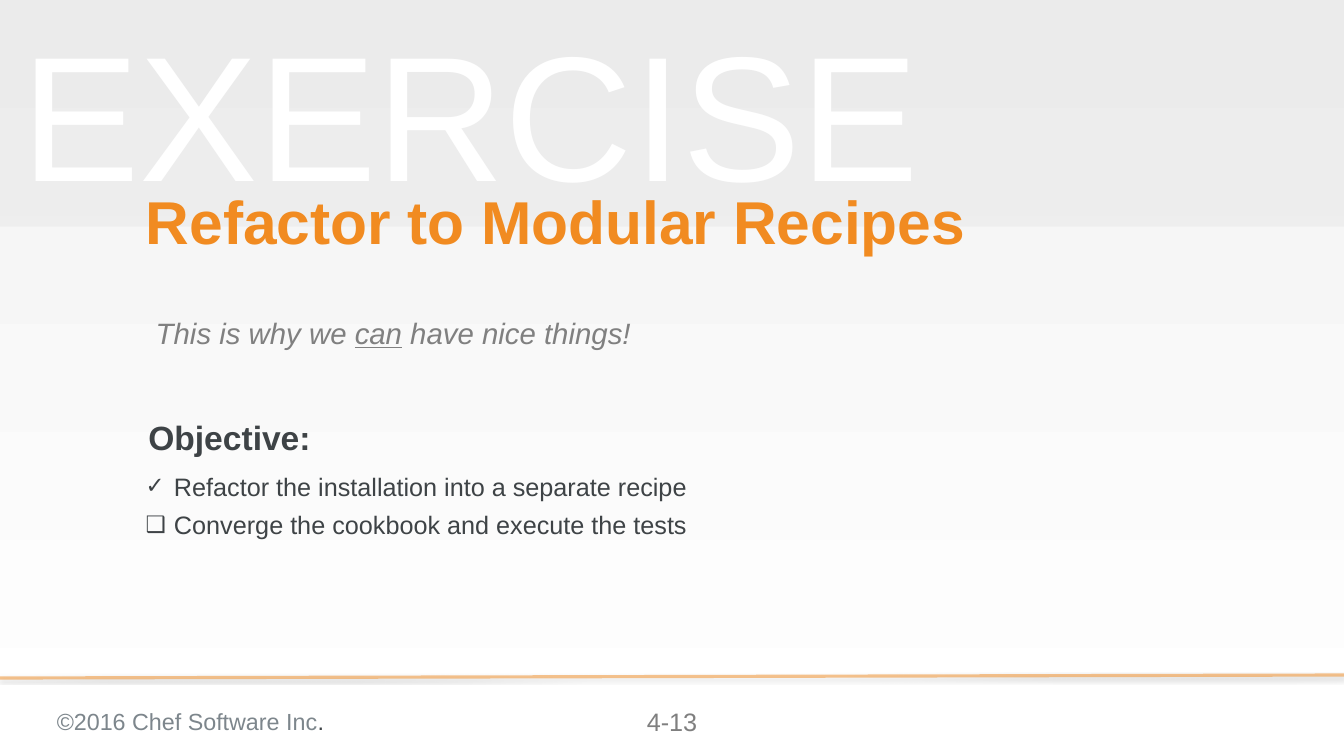
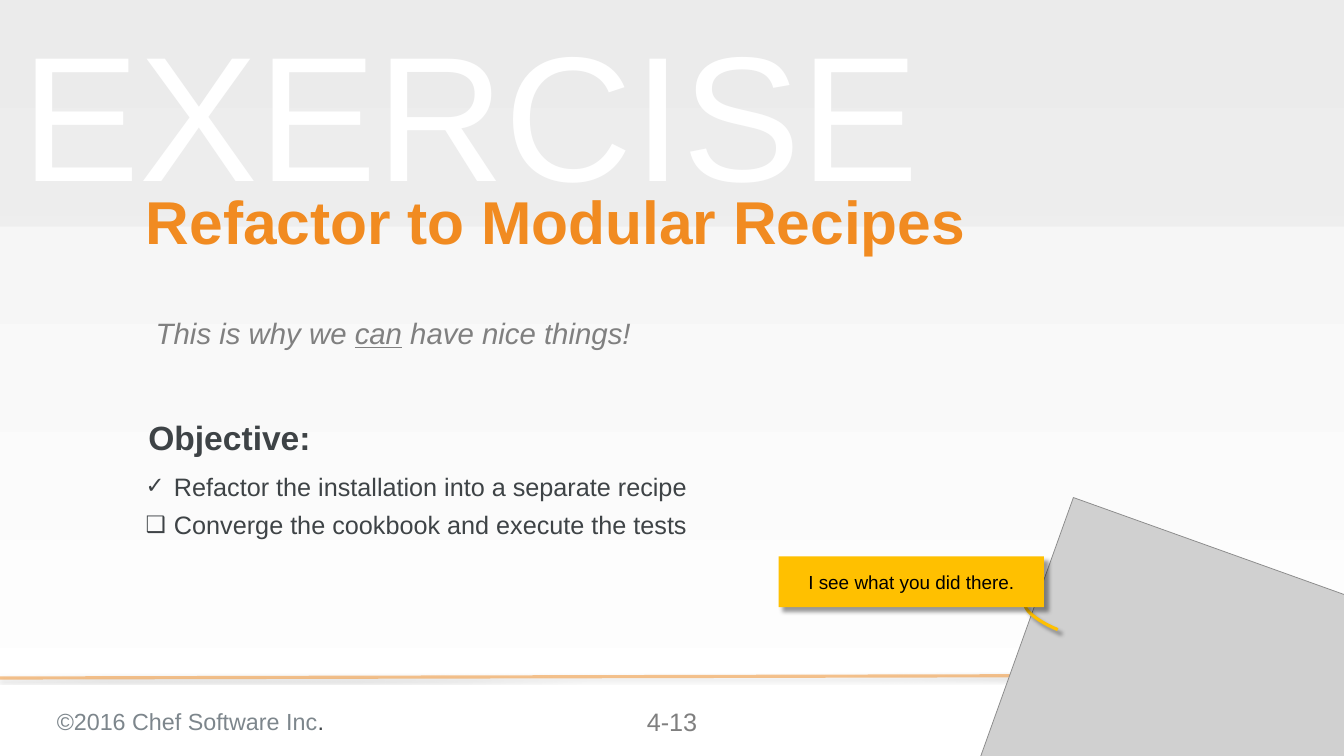
Before and after one commit to chef-training/test_driven_cookbook_development, a slide deck: slide 13 of 04-refactoring_cookbooks_with_tests.pptx. Drawn at 1344x756 pixels with LibreOffice and Linux fonts; fonts in the diff are those of the drawing; grey boxes stand for pictures; background and template pictures are left out. Boxes give left, top, right and bottom in pixels: in the first picture for what was removed or moved away, otherwise in the second. Text is boxed around its words. In the diff, an @@ line names an element or a change of style, - is before the commit and + after.

```diff
--- a/04-refactoring_cookbooks_with_tests.pptx
+++ b/04-refactoring_cookbooks_with_tests.pptx
@@ picture added at <box>978,498,1344,756</box> @@
@@ rectangle added at <box>779,556,1044,607</box>, fill #FFC000, 18 pt, text #000000 @@
+I see what you did there.
@@ arc (boxed as its full ellipse) added at <box>1020,590,1105,645</box>, outline #FFC000 3 pt @@
```
Also in this commit, not shown: 4 other slides changed, 7 other files.
